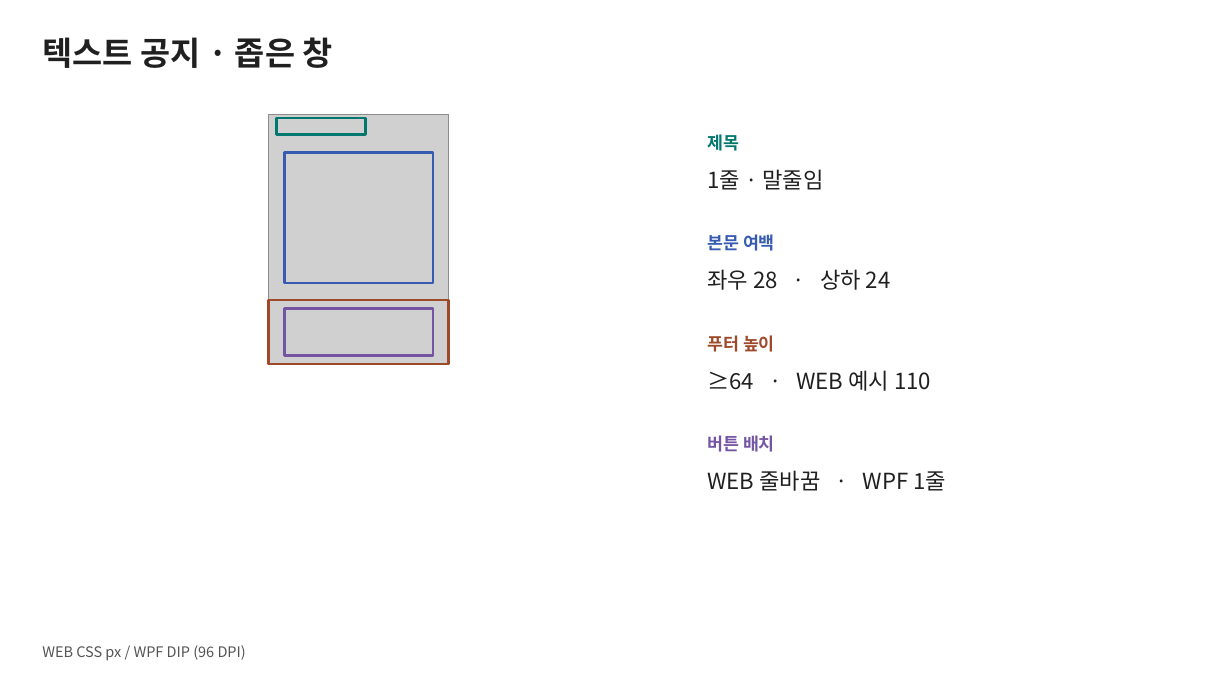
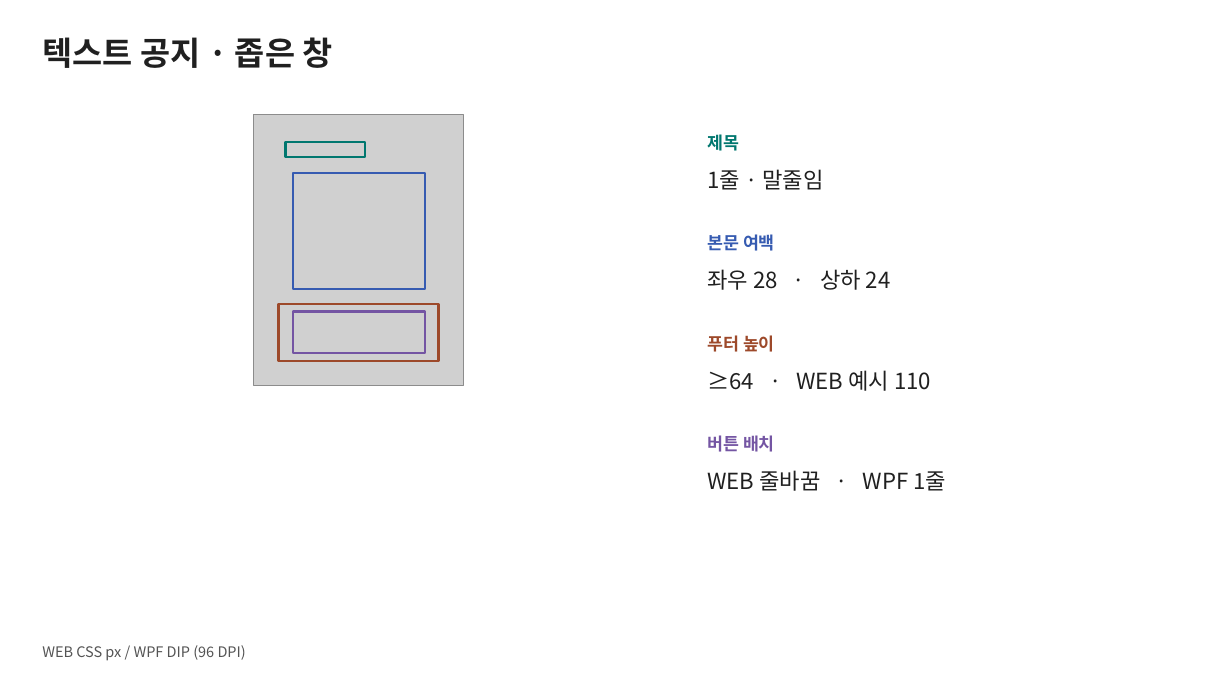
Before and after one commit to ok-sy/WPF_WindowsPopupWithC_proto, a slide deck: slide 3 of docs/design/61_popup_layout_guide/공통 팝업 UI 가이드 · WEB과 WPF.pptx. Drawn at 1232x693 pixels with LibreOffice and Linux fonts; fonts in the diff are those of the drawing; grey boxes stand for pictures. Boxes give left, top, right and bottom in pixels: in the first picture for what was removed or moved away, otherwise in the second. Text is boxed around its words. In the diff, an @@ line names an element or a change of style, - is before the commit and + after.

```diff
--- a/docs/design/61_popup_layout_guide/공통 팝업 UI 가이드 · WEB과 WPF.pptx
+++ b/docs/design/61_popup_layout_guide/공통 팝업 UI 가이드 · WEB과 WPF.pptx
@@ picture: place and size @@
-picture at (268, 115, 448, 364)
+picture at (254, 115, 464, 385)
@@ rectangle: place and size @@
-rectangle at (276, 117, 365, 134)
+rectangle at (286, 142, 365, 157)
@@ rectangle: place and size @@
-rectangle at (285, 152, 433, 283)
+rectangle at (293, 173, 425, 289)
@@ rectangle: place and size @@
-rectangle at (268, 300, 448, 364)
+rectangle at (278, 304, 438, 360)
@@ rectangle: place and size @@
-rectangle at (285, 309, 433, 356)
+rectangle at (293, 311, 425, 353)
```
Also in this commit, not shown: 7 other slides changed, 2 other files.
